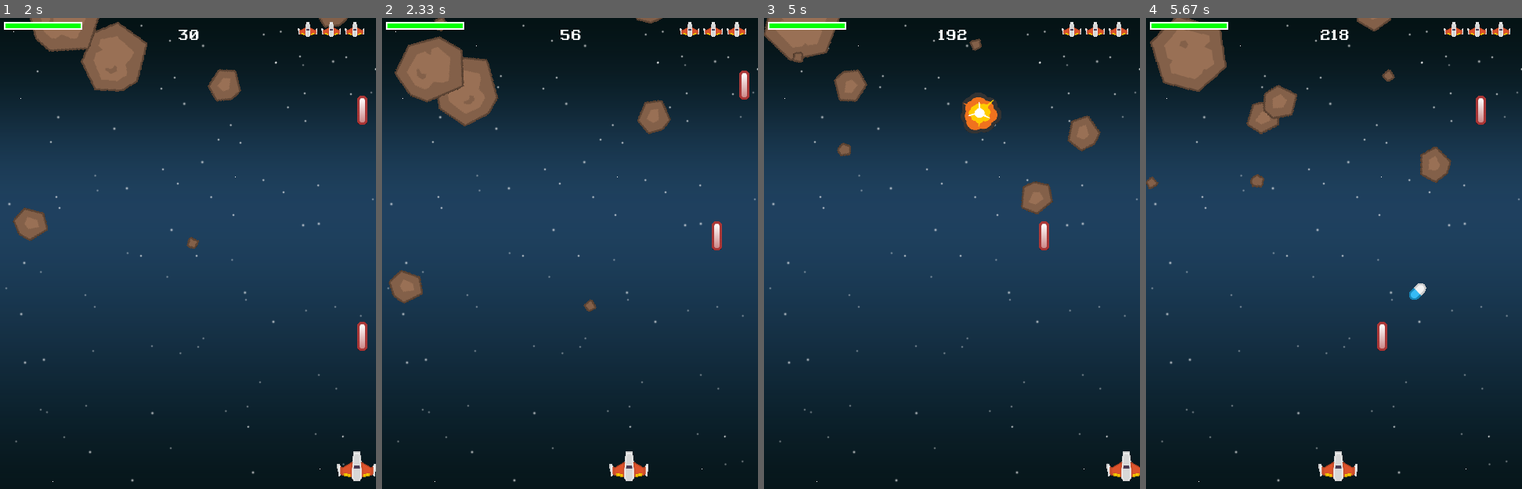
Above: before the commit, frames 1-4 (left to right).
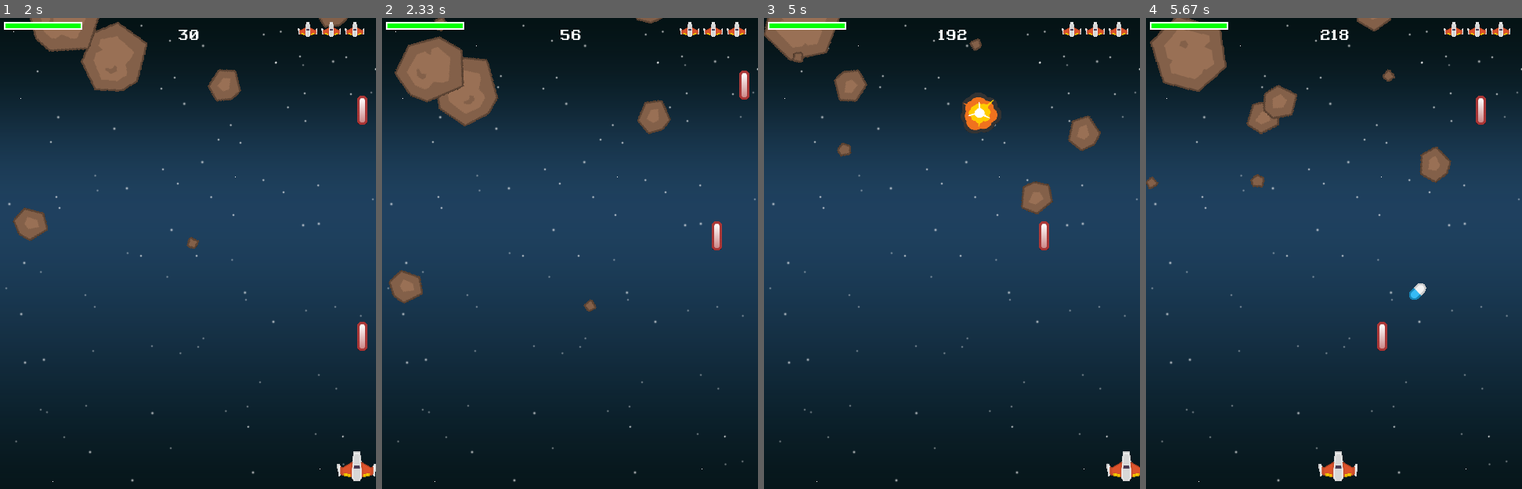
Above: after the commit, the same moments.

Repository: j-tesla/space-shooter
Game: pygame game, started from main.py
The game is run twice, just before and just after one commit, with the same random seed, the same clock (stepped at 60 frames per second) and the same inputs.
Inputs (mouse positions are in pixels of both pictures, inside the frame that each line leads up to):
- Up to frame 1 (2 s): click (188, 253) at 0.38 s; tap Space at 0.67, 1.07, 1.37, 1.57, 1.87 s; hold Right 1-1.47 s; hold Right 1.5-1.97 s
- Up to frame 2 (2.33 s): hold Left from 2 s (still down); tap Space at 2.07 s
- Up to frame 3 (5 s): tap Space at 2.37, 2.63, 2.93, 3.07, 3.37, 3.73, 4.03, 4.23, 4.53, 4.73 s; release Left at 2.53 s; hold Left 2.57-2.97 s; hold Right 3-3.63 s; hold Left 3.67-4.13 s; hold Right 4.17-4.63 s; hold Right from 4.67 s (still down)
- Up to frame 4 (5.67 s): tap Space at 5.03, 5.23, 5.53 s; release Right at 5.13 s; hold Left from 5.17 s (still down)

Frame 1 is identical in both runs. In frame 2, 0.3% of the frame differs, in the area x 60-71%, y 92-99%; in frame 3, less than 0.1%; in frame 4, less than 0.1%.

Commit message:
Updated main.py
killed sprites at game over and spawn at every new game

Signed-off-by: Jayanth PSY <58279279+j-tesla@users.noreply.github.com>

Diff:
--- a/main.py
+++ b/main.py
@@ -124,6 +124,11 @@
 def game():
     if pygame.mixer.get_init():
         pygame.mixer.music.play(loops=-1)
+
+    player = Player()
+    all_sprites.add(player)
+    for i in range(8):
+        spawn_mob()
 
     score = 0
     # Game loop
@@ -201,6 +206,8 @@
                     all_sprites.add(explosion)
                 spawn_mob()
         if player.lives == 0 and not death_explosion.alive():
+            for sprite in all_sprites:
+                sprite.kill()
             RUNNING = False
 
         # Draw / render
@@ -561,9 +568,5 @@
     mobs = pygame.sprite.Group()
     bullets = pygame.sprite.Group()
     powerups = pygame.sprite.Group()
-    player = Player()
-    all_sprites.add(player)
-    for i in range(8):
-        spawn_mob()
 
     main_menu()
